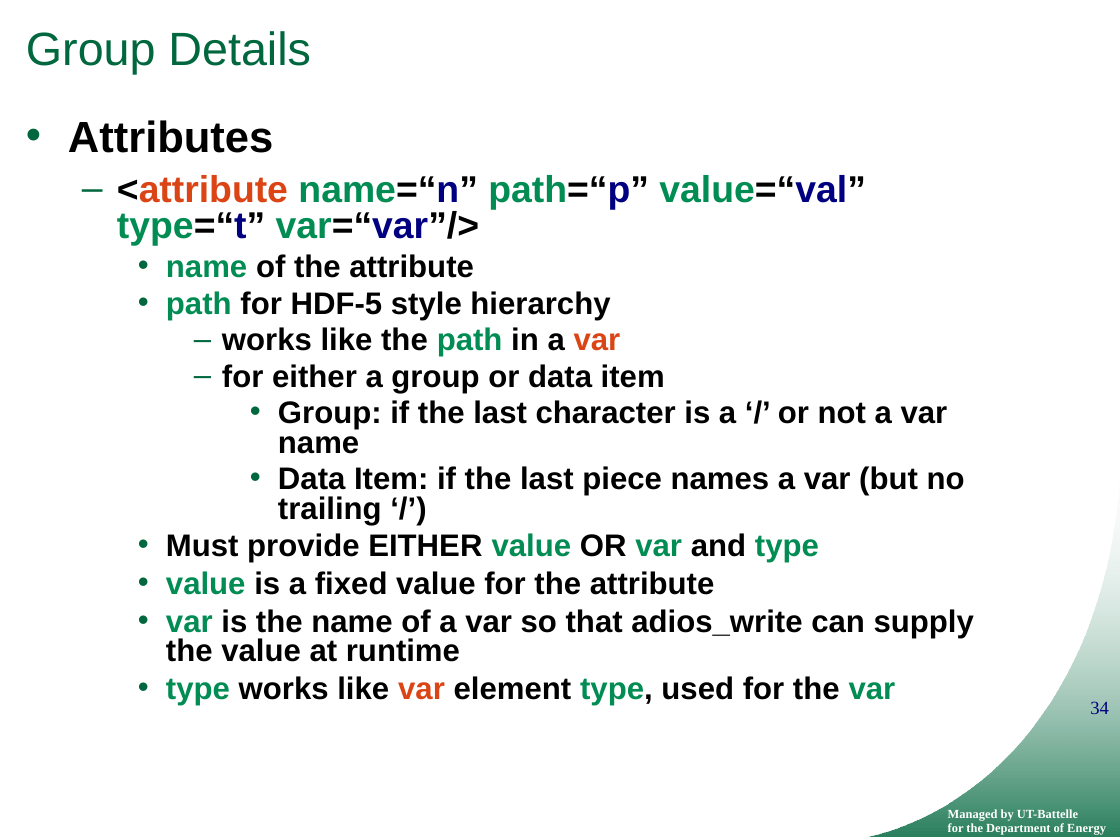
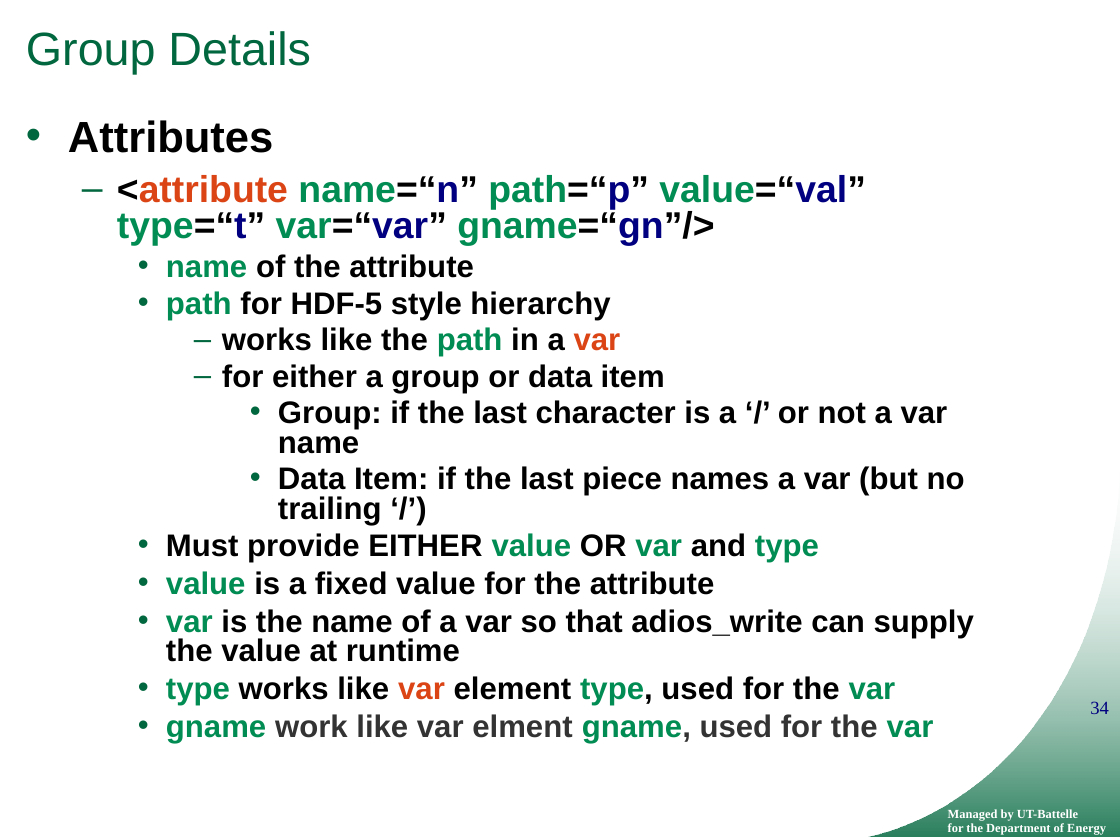
Before and after one commit to ornladios/ADIOS, a slide deck: slide 34 of tutorial/adios_api_scidac_tutorial.pptx. Drawn at 1120x840 pixels with LibreOffice and Linux fonts; fonts in the diff are those of the drawing; background and template pictures are left out. Boxes give left, top, right and bottom in pixels: in the first picture for what was removed or moved away, otherwise in the second. Text is boxed around its words. In the diff, an @@ line names an element or a change of style, - is before the commit and + after.

Commit message:
cgj

```diff
--- a/tutorial/adios_api_scidac_tutorial.pptx
+++ b/tutorial/adios_api_scidac_tutorial.pptx
@@ text at bbox=[117, 175, 866, 246]: text changed @@
-  – <attribute name=“n” path=“p” value=“val” type=“t” var=“var”/>
+  – <attribute name=“n” path=“p” value=“val” type=“t” var=“var” gname=“gn”/>
@@ text at bbox=[166, 714, 934, 743]: paragraph added @@
+    • gname work like var elment gname, used for the var
```
